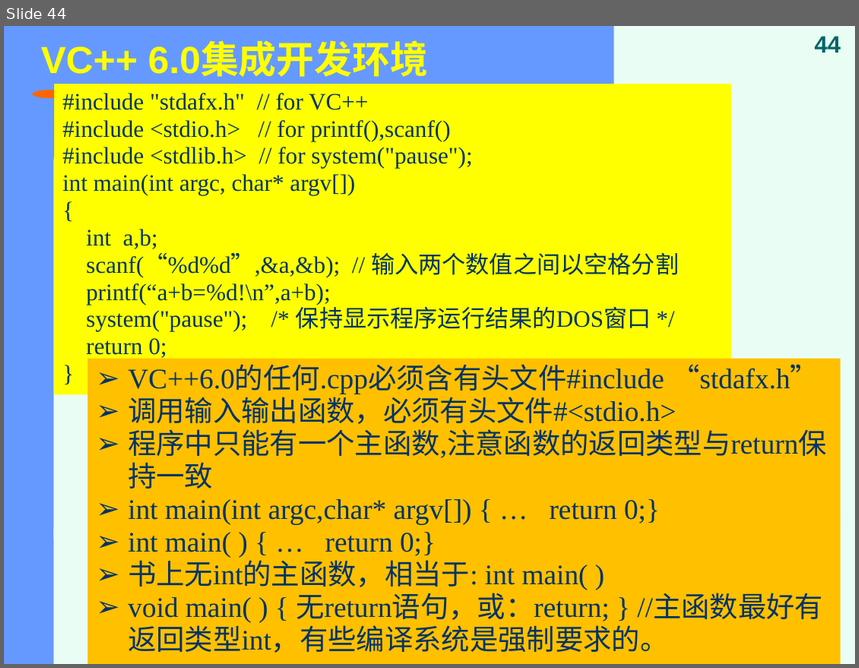
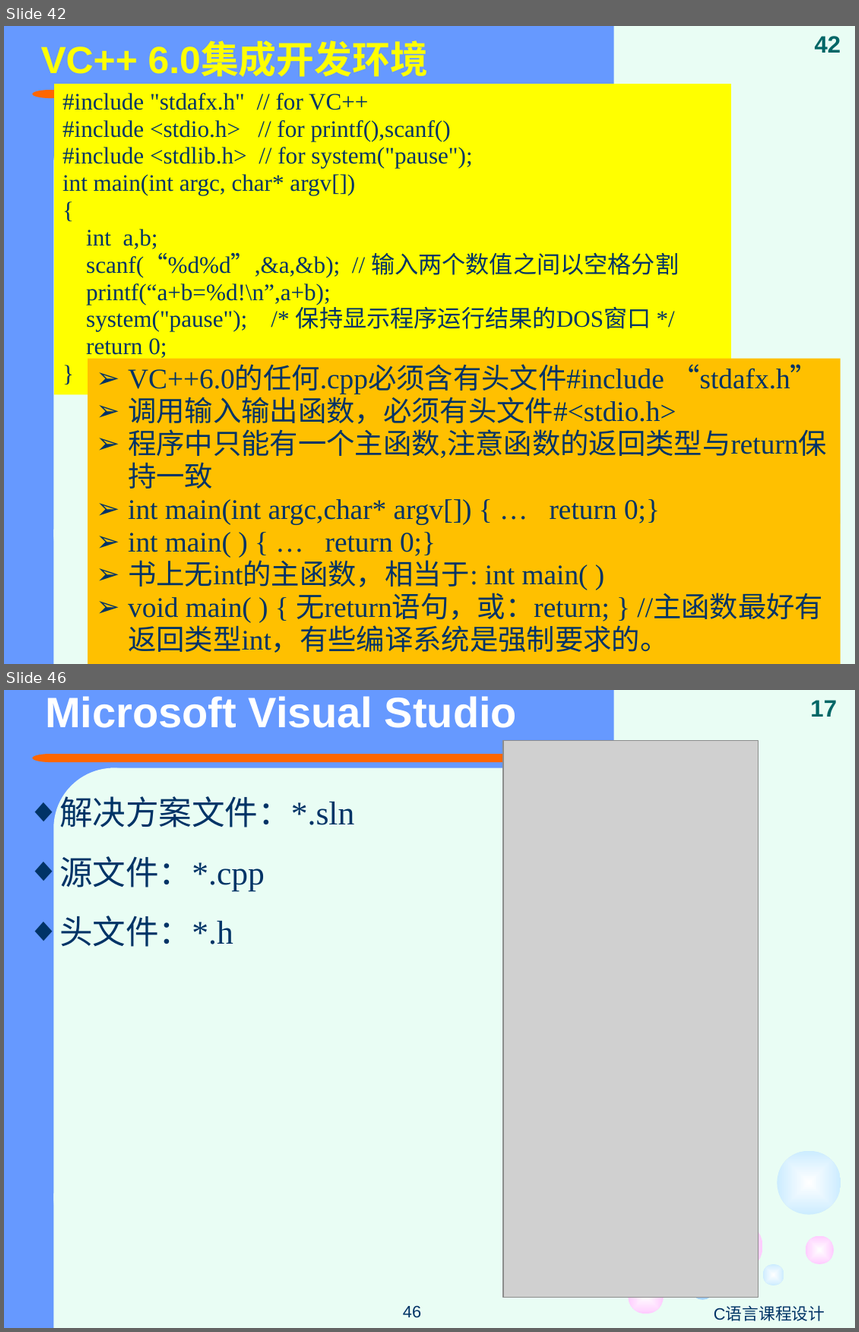
Before and after one commit to jtrfid/C-Repositories, a slide deck: 2016/C语言/课件/第1章 C语言基础.pptx. Shown one above the other, each under a label of ours: slide 44 before the commit, slides 42 and 46 after it; the slides between them are not shown. The pictures are 859x668 and 859x1332 pixels, drawn with LibreOffice and Linux fonts; fonts in the diff are those of the drawing; grey boxes stand for pictures. Boxes give left, top, right and bottom in pixels: in the first picture for what was removed or moved away, otherwise in the second. Text is boxed around its words. In the diff, an @@ line names an element or a change of style, - is before the commit and + after.

```diff
--- a/2016/C语言/课件/第1章 C语言基础.pptx
+++ b/2016/C语言/课件/第1章 C语言基础.pptx
@@ slide 46 added at (x1=4, y1=690, x2=855, y2=1328), background #E9FDF4; not listed: 6 template elements that a slide beside it also shows @@
@@ title added at (x1=45, y1=696, x2=517, y2=728), 36 pt, text #FFFFFF, bold @@
+Microsoft Visual Studio
@@ text added at (x1=810, y1=700, x2=837, y2=717), 20 pt, text #006666, bold @@
+22:17
@@ rounded rectangle added at (x1=68, y1=754, x2=721, y2=762), fill #FF6600 @@
@@ picture added at (x1=503, y1=741, x2=758, y2=1298) @@
@@ text added at (x1=59, y1=791, x2=354, y2=947), 28 pt, text #003366 @@
+◆ 解决方案文件：*.sln
+◆ 源文件：*.cpp
+◆ 头文件：*.h
@@ group added at (x1=628, y1=1222, x2=834, y2=1315): 5 ellipses @@
@@ page number added at (x1=403, y1=1306, x2=421, y2=1319), 14 pt, text #003366 @@
+46
@@ text added at (x1=714, y1=1307, x2=826, y2=1322), 14 pt, text #003366 @@
+C语言课程设计
@@ what was slide 44 is now slide 42 @@
@@ page number at (x1=815, y1=36, x2=842, y2=53): text changed @@
-44
+42
```
Also in this commit, not shown: 42 other slides changed, 3 other slides added, 2 slides removed.
